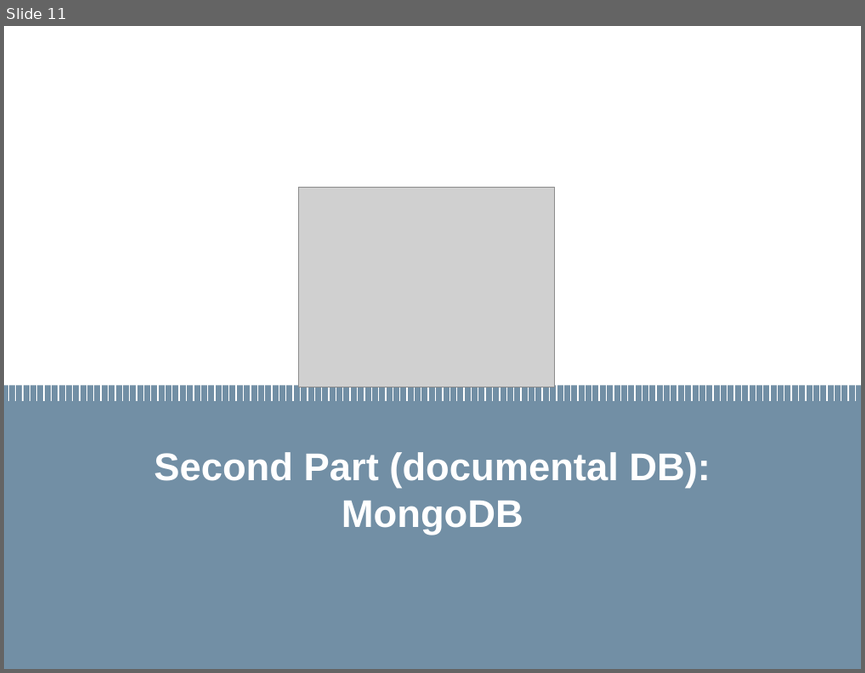
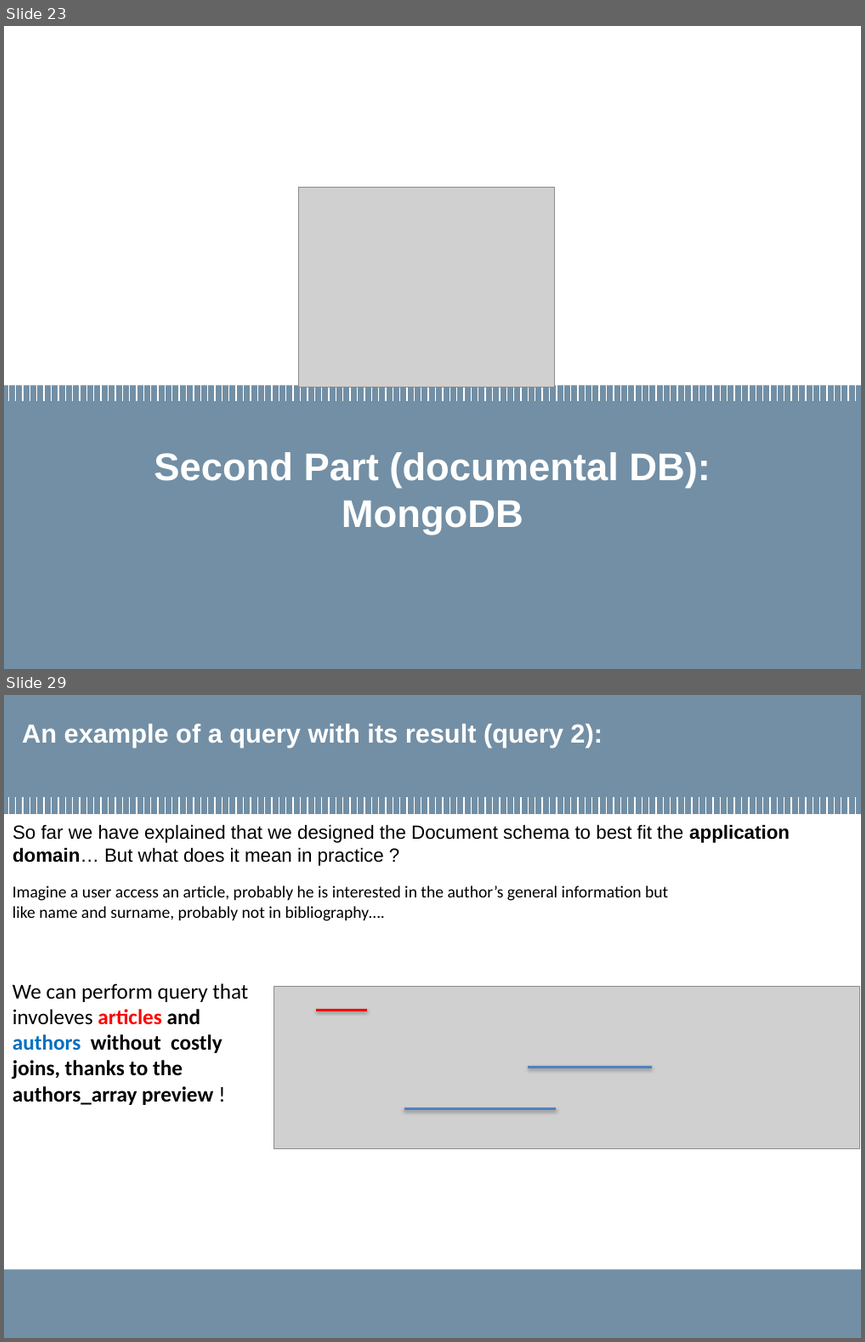
Before and after one commit to MarcoLucaPrevitera/BigData-Project, a slide deck: Presentation/FinalPresentation.pptx. Shown one above the other, each under a label of ours: slide 11 before the commit, slides 23 and 29 after it; the slides between them are not shown. The pictures are 865x673 and 865x1342 pixels, drawn with LibreOffice and Linux fonts; fonts in the diff are those of the drawing; grey boxes stand for pictures; background and template pictures are left out. Boxes give left, top, right and bottom in pixels: in the first picture for what was removed or moved away, otherwise in the second. Text is boxed around its words. In the diff, an @@ line names an element or a change of style, - is before the commit and + after.

```diff
--- a/Presentation/FinalPresentation.pptx
+++ b/Presentation/FinalPresentation.pptx
@@ slide 29 added at (4,695,861,1338), background #FFFFFF @@
@@ rectangle added at (4,695,861,814), fill #728FA5 @@
@@ title added at (22,723,602,748), 22 pt, text #FFFFFF, bold @@
+An example of a query with its result (query 2):
@@ group added at (8,797,856,814): 120 lines @@
@@ text added at (12,824,789,866), 16 pt, text #000000 @@
+So far we have explained that we designed the Document schema to best fit the application domain… But what does it mean in practice ?
@@ text added at (12,885,668,921), 14 pt, text #000000 @@
+Imagine a user access an article, probably he is interested in the author’s general information but
+like name and surname, probably not in bibliography….
@@ text added at (12,983,248,1105), 18 pt, text #000000, bold @@
+We can perform query that involeves articles and authors without costly joins, thanks to the authors_array preview !
@@ picture added at (274,987,860,1148) @@
@@ line added from (316, 1009) to (367, 1009), #FF0000 2 pt @@
@@ line added from (528, 1066) to (652, 1066), #4F81BD 2 pt @@
@@ line added from (404, 1109) to (556, 1109), #4F81BD 2 pt @@
@@ rectangle added at (4,1269,861,1338), fill #728FA5 @@
@@ rectangle added at (4,1287,323,1323), fill #728FA5 @@
@@ what was slide 11 is now slide 23 @@
```
Also in this commit, not shown: 10 slides changed, 23 other slides added, 6 slides removed, 10 other files.
